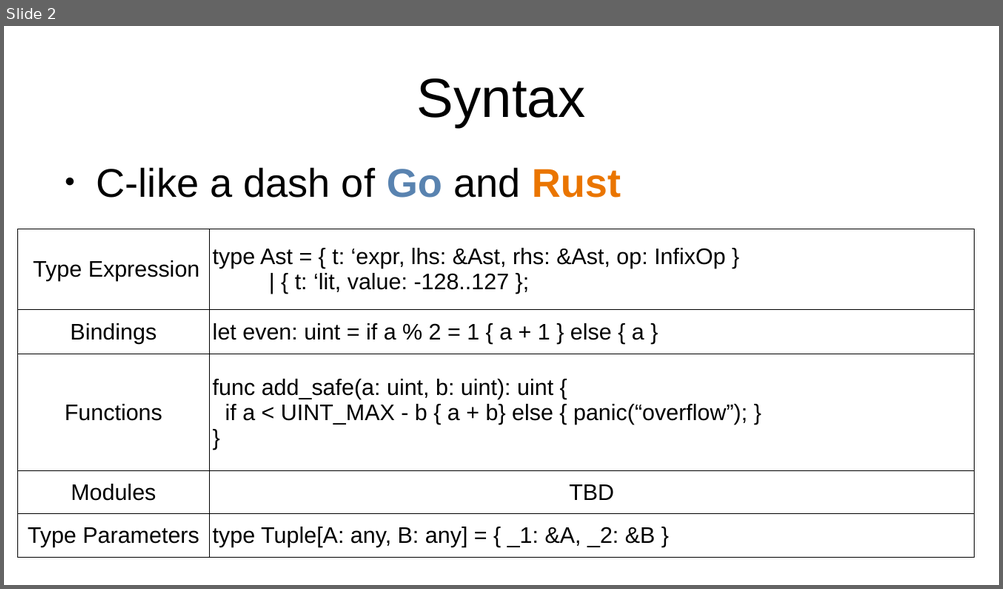
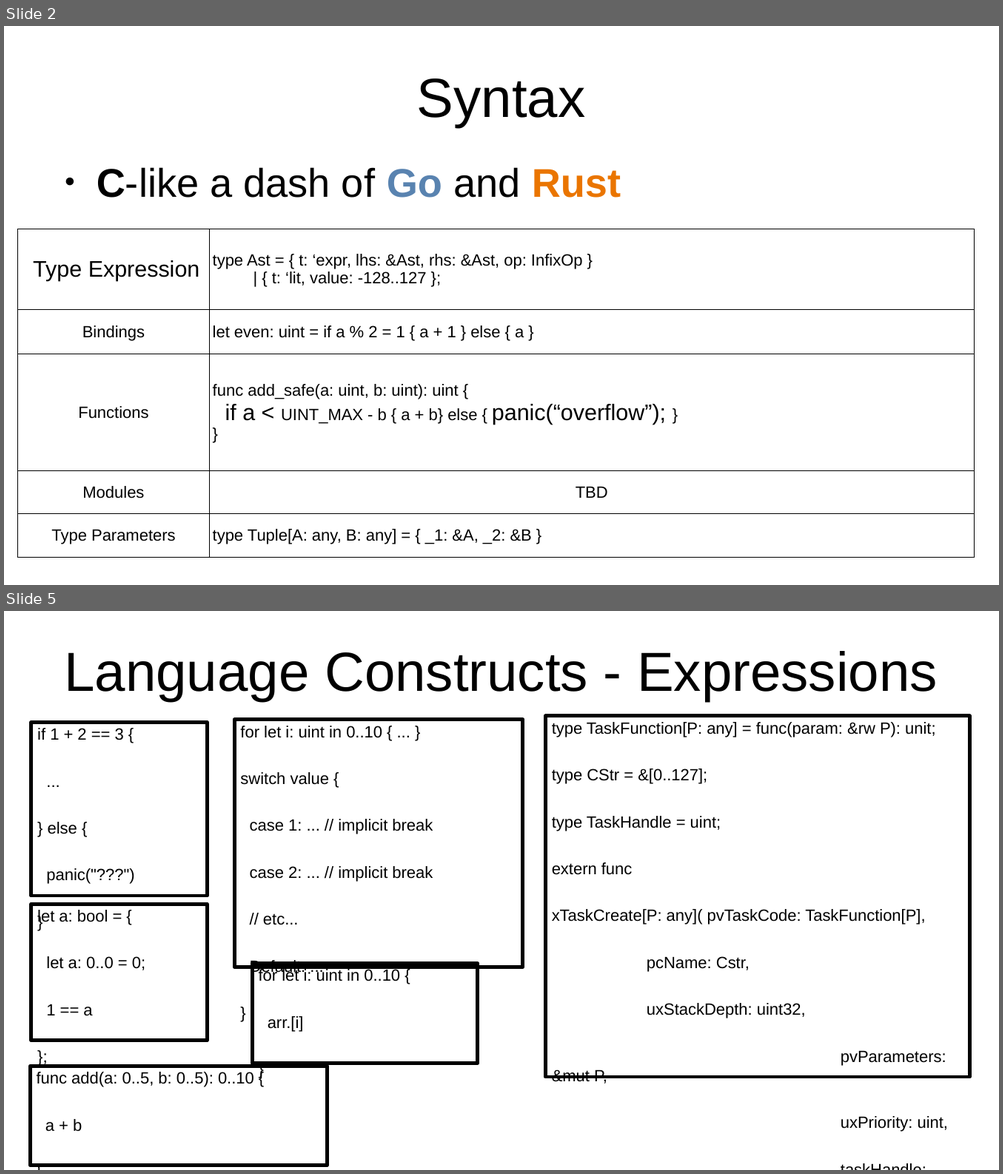
Before and after one commit to ishehadeh/smp, a slide deck: report/Slides.odp. Shown one above the other, each under a label of ours: slide 2 before the commit, slides 2 and 5 after it; the slides between them are not shown. The pictures are 1003x589 and 1003x1174 pixels, drawn with LibreOffice and Linux fonts; fonts in the diff are those of the drawing. Boxes give left, top, right and bottom in pixels: in the first picture for what was removed or moved away, otherwise in the second. Text is boxed around its words. In the diff, an @@ line names an element or a change of style, - is before the commit and + after.

```diff
--- a/report/Slides.odp
+++ b/report/Slides.odp
@@ slide 5 added at <box>4,611,999,1170</box>, background #FFFFFF @@
@@ title added at <box>64,651,937,701</box>, 44 pt, text #000000 @@
+Language Constructs - Expressions
@@ rectangle added at <box>234,719,523,968</box>, outline #000000 2.89 pt, 13 pt, text #000000 @@
+for let i: uint in 0..10 { ... }
+switch value {
+case 1: ... // implicit break
+case 2: ... // implicit break
+// etc...
+Default: ...
+}
@@ rectangle added at <box>546,715,970,1076</box>, outline #000000 2.89 pt, 13 pt, text #000000 @@
+type TaskFunction[P: any] = func(param: &rw P): unit;
+type CStr = &[0..127];
+type TaskHandle = uint;
+extern func
+xTaskCreate[P: any]( pvTaskCode: TaskFunction[P],
+pcName: Cstr,
+uxStackDepth: uint32,
+pvParameters: &mut P,
+uxPriority: uint,
+taskHandle: &mut TaskHandle );
@@ rectangle added at <box>31,722,207,895</box>, outline #000000 2.89 pt, 13 pt, text #000000 @@
+if 1 + 2 == 3 {
+...
+} else {
+panic("???")
+}
@@ rectangle added at <box>31,904,207,1041</box>, outline #000000 2.89 pt, 13 pt, text #000000 @@
+let a: bool = {
+let a: 0..0 = 0;
+1 == a
+};
@@ rectangle added at <box>252,964,478,1063</box>, outline #000000 2.89 pt, 13 pt, text #000000 @@
+for let i: uint in 0..10 {
+arr.[i]
+}
@@ rectangle added at <box>30,1067,327,1166</box>, outline #000000 2.89 pt, 13 pt, text #000000 @@
+func add(a: 0..5, b: 0..5): 0..10 {
+a + b
+}
@@ slide 2 changed as well @@
@@ text "C-like a dash of Go ..." at <box>96,167,620,198</box>: bold on in "C-like" @@
@@ table at <box>19,229,975,557</box> @@
@@ size 18 to 13 pt in "type Ast = { t: ‘expr, lhs: ...", "| { t: ‘lit, value: -128..127 };", "Bindings", "let even: uint = if a % ..." and 8 more places @@
```
Also in this commit, not shown: 1 other slide changed, 8 other slides added, 1 slide removed.
